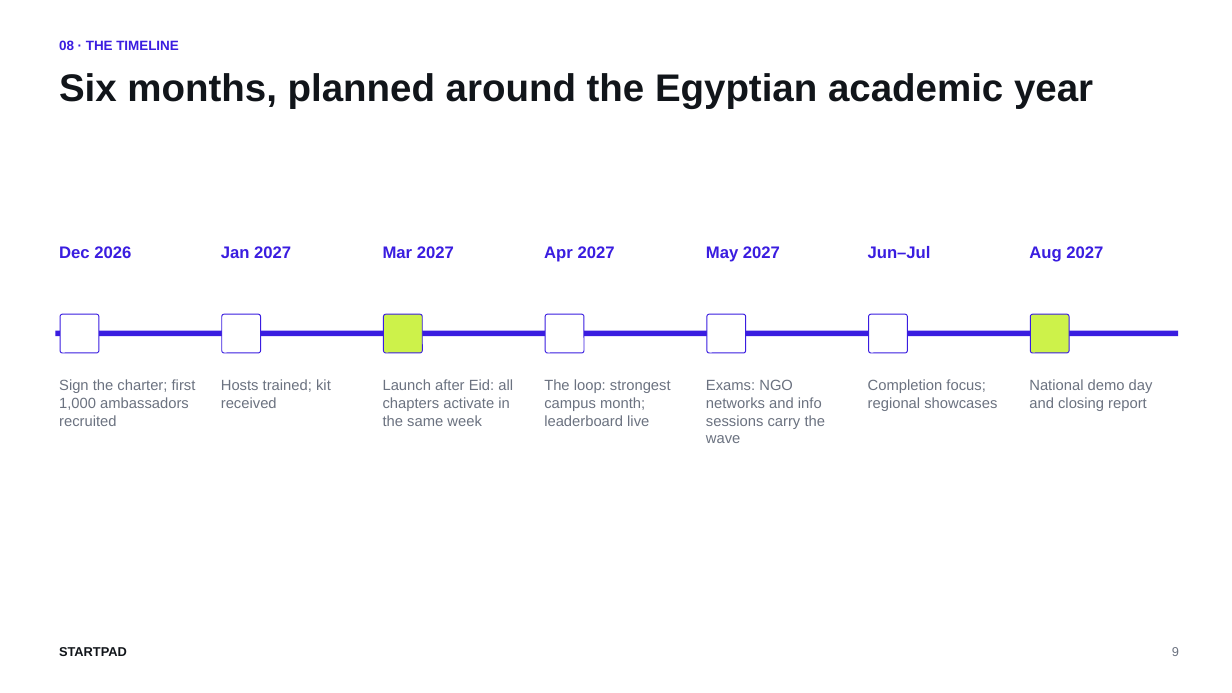
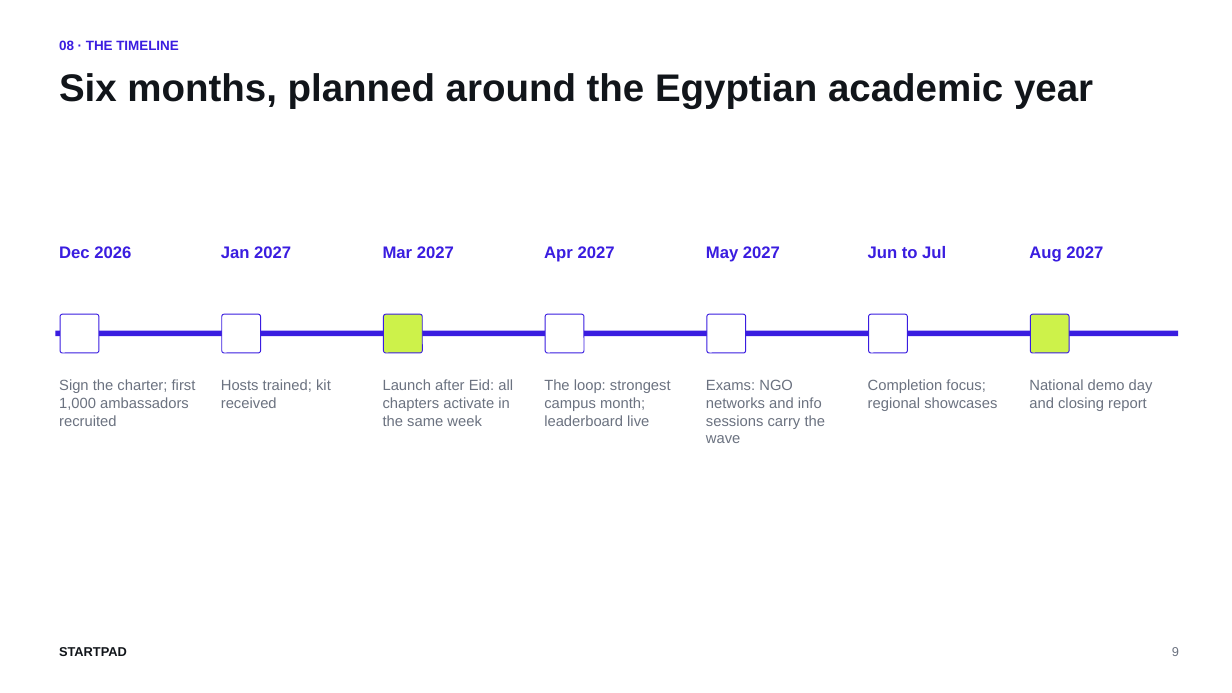
Before and after one commit to AbdelrhmanSoliman96/Abdelrhman-Soliman, a slide deck: slide 9 of StartPad/StartPad_Deck_Youth_Organisations.pptx. Drawn at 1232x693 pixels with LibreOffice and Linux fonts; fonts in the diff are those of the drawing. Boxes give left, top, right and bottom in pixels: in the first picture for what was removed or moved away, otherwise in the second. Text is boxed around its words. In the diff, an @@ line names an element or a change of style, - is before the commit and + after.

```diff
--- a/StartPad/StartPad_Deck_Youth_Organisations.pptx
+++ b/StartPad/StartPad_Deck_Youth_Organisations.pptx
@@ text at box(868, 246, 946, 258): text changed @@
-Jun–Jul
+Jun to Jul
```
Also in this commit, not shown: 5 other slides changed, 4 other files.
